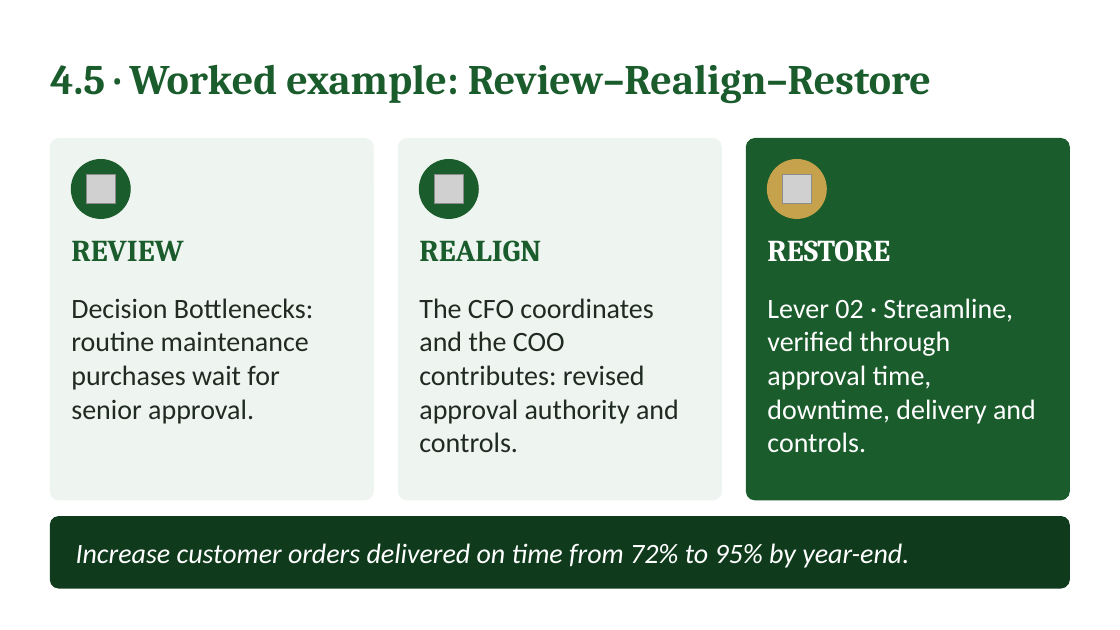
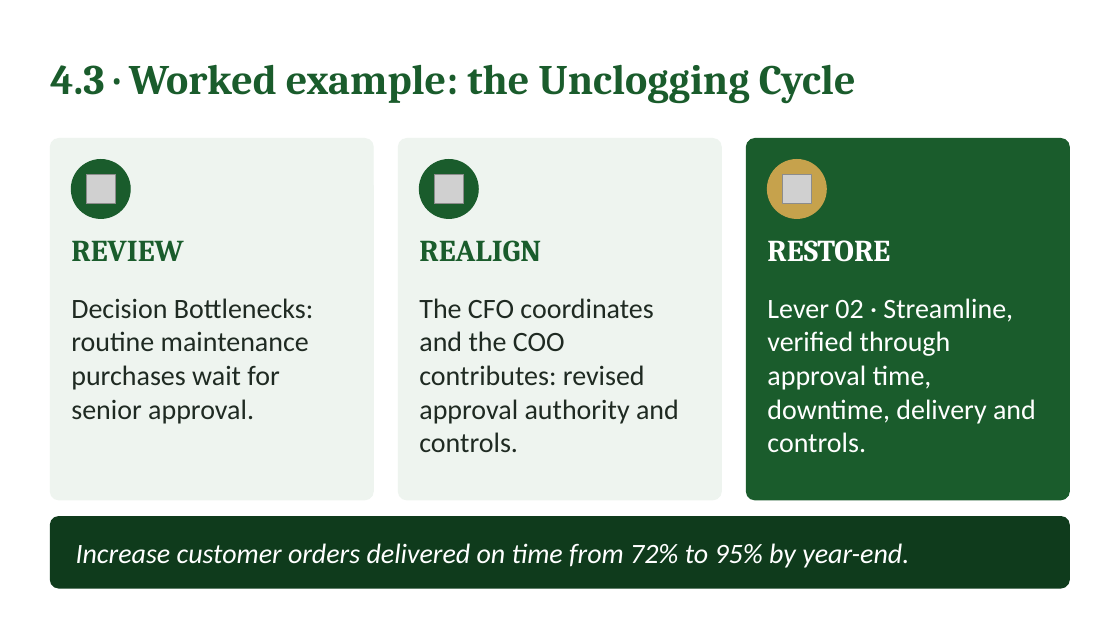
Before and after one commit to IBSL26/ibsl-platform, a slide deck: slide 23 of Unit decks/Unit 09 - Strategic Unclogging.pptx (slide 22 before the commit). Drawn at 1120x630 pixels with LibreOffice and Linux fonts; fonts in the diff are those of the drawing; grey boxes stand for pictures. Boxes give left, top, right and bottom in pixels: in the first picture for what was removed or moved away, otherwise in the second. Text is boxed around its words. In the diff, an @@ line names an element or a change of style, - is before the commit and + after.

```diff
--- a/Unit decks/Unit 09 - Strategic Unclogging.pptx
+++ b/Unit decks/Unit 09 - Strategic Unclogging.pptx
@@ text at [50, 64, 856, 104]: text changed @@
-4.5 · Worked example: Review–Realign–Restore
+4.3 · Worked example: the Unclogging Cycle
```
Also in this commit, not shown: 14 other slides changed, 1 slide added, 12 other files.
